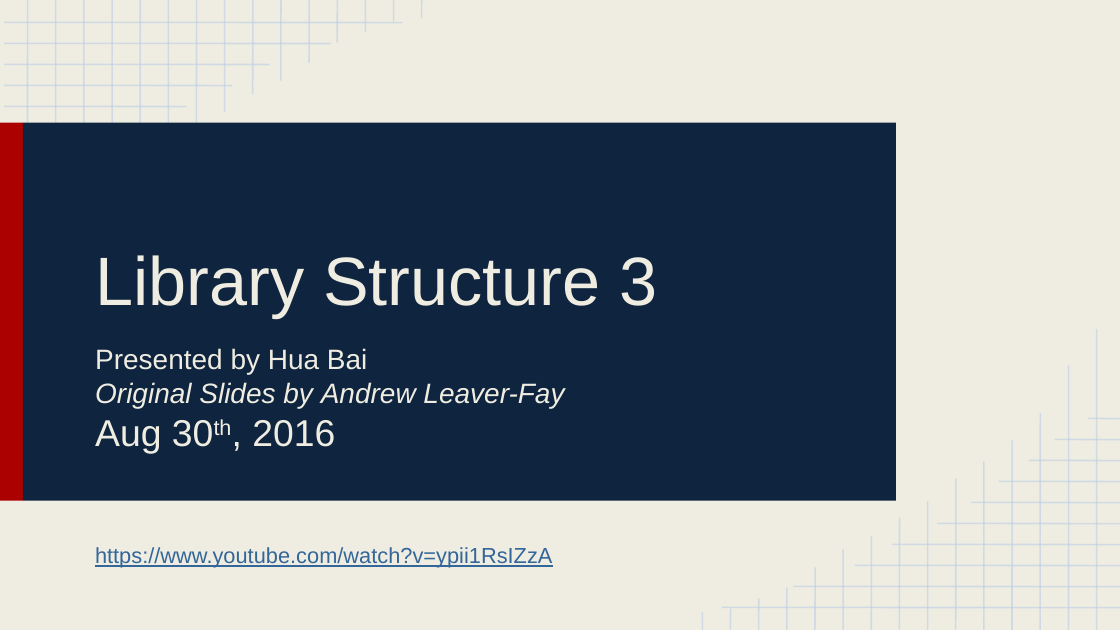
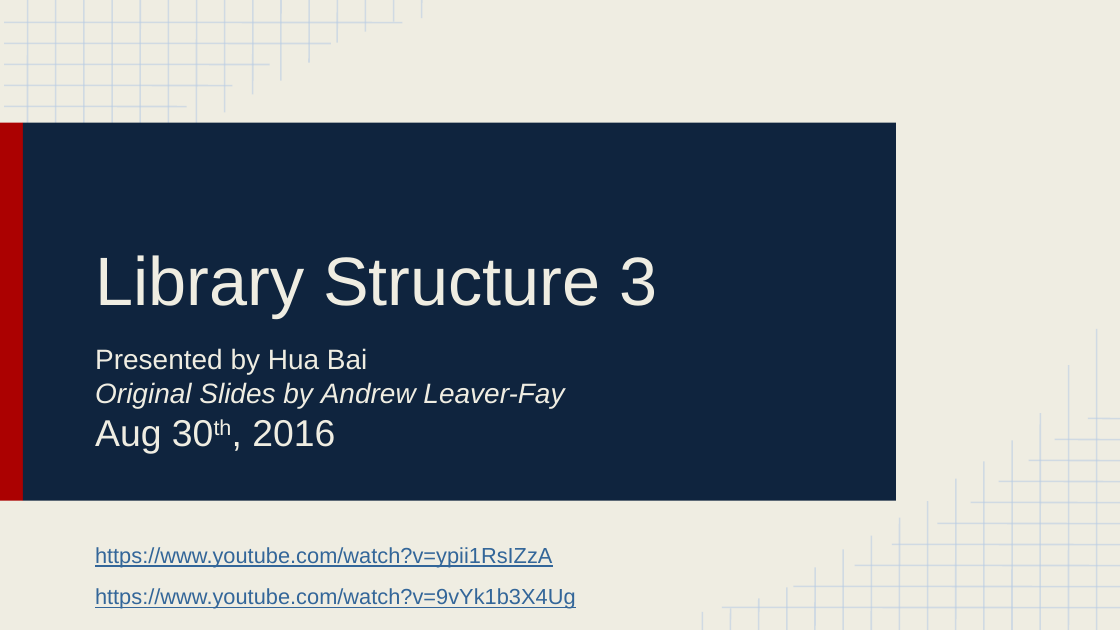
Before and after one commit to huabaiuw/prepare_bootcamp_2016_Aug, a slide deck: slide 1 of Lecture 4_ Library Structure 3.pptx. Drawn at 1120x630 pixels with LibreOffice and Linux fonts; fonts in the diff are those of the drawing. Boxes give left, top, right and bottom in pixels: in the first picture for what was removed or moved away, otherwise in the second. Text is boxed around its words. In the diff, an @@ line names an element or a change of style, - is before the commit and + after.

```diff
--- a/Lecture 4_ Library Structure 3.pptx
+++ b/Lecture 4_ Library Structure 3.pptx
@@ text added at [95, 588, 576, 609], 14 pt, text #336699, underline @@
+https://www.youtube.com/watch?v=9vYk1b3X4Ug
```
Also in this commit, not shown: 7 other slides changed, 6 slides added, 1 slide removed, 3 other files.
